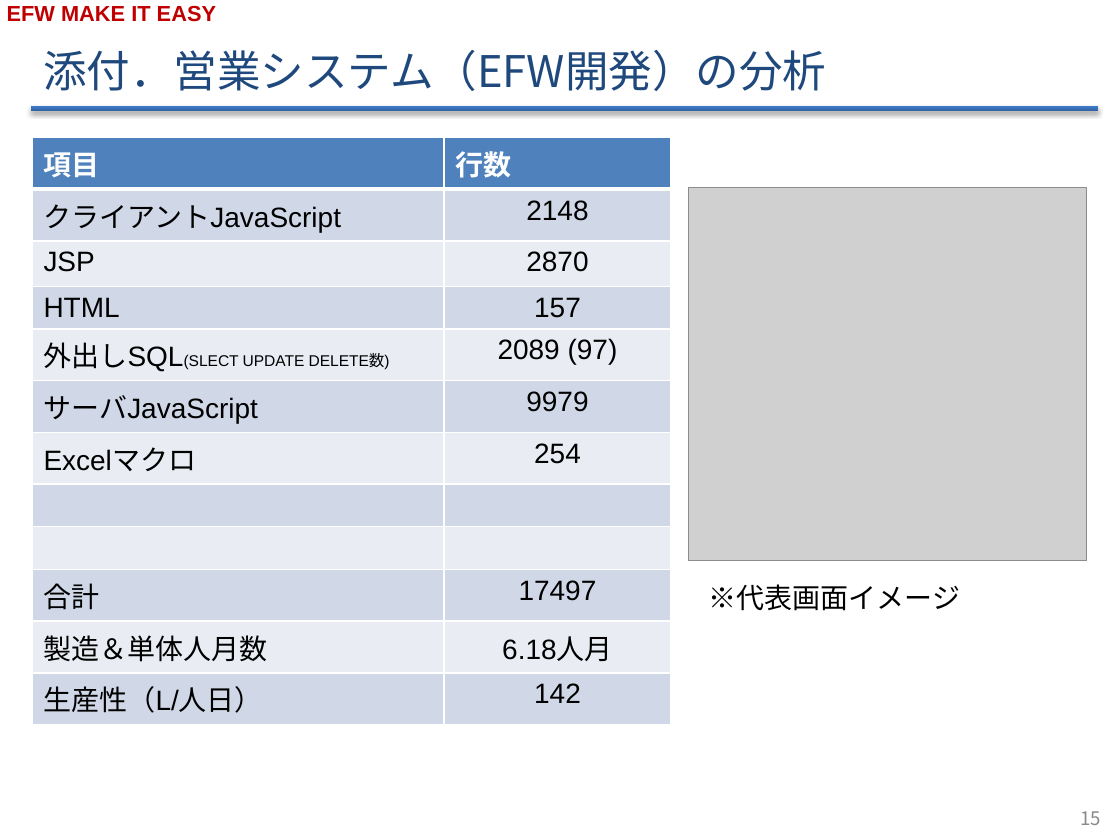
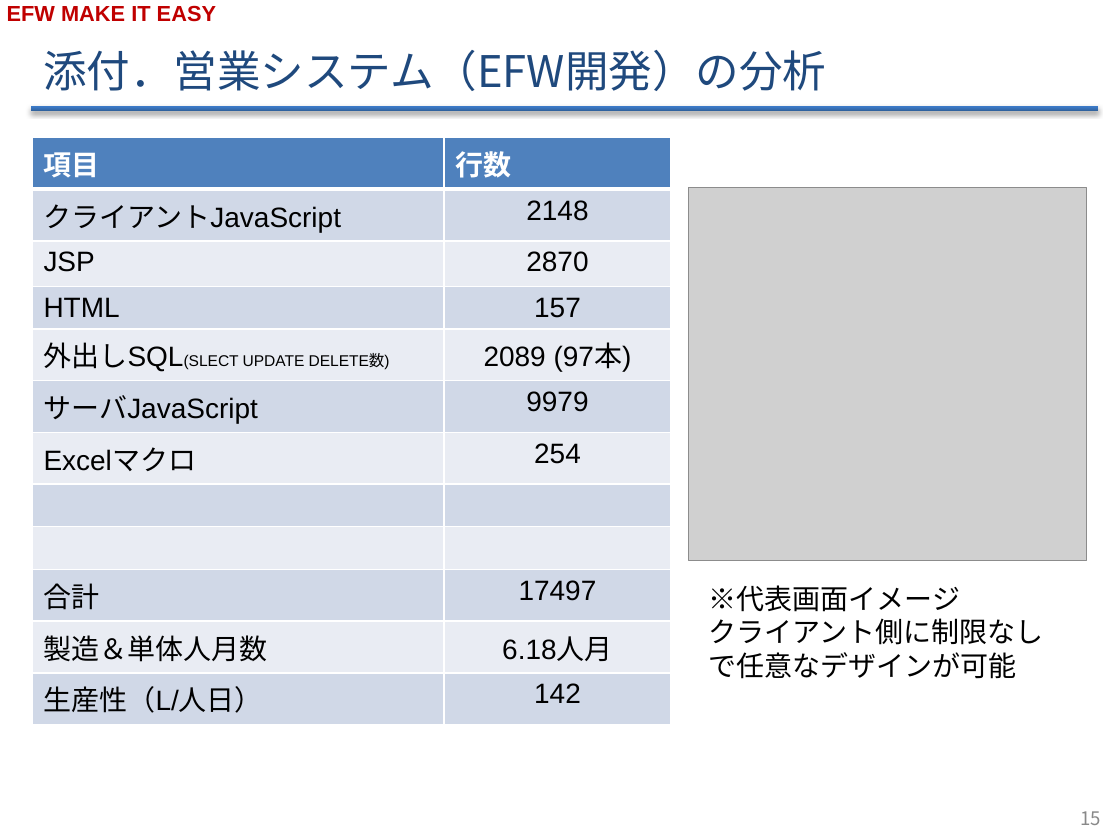
Before and after one commit to efwGrp/efw4_online_ppt, a slide deck: slide 16 of EFW紹介v2.2.pptx. Drawn at 1120x840 pixels with LibreOffice and Linux fonts; fonts in the diff are those of the drawing; grey boxes stand for pictures; background and template pictures are left out. Boxes give left, top, right and bottom in pixels: in the first picture for what was removed or moved away, otherwise in the second. Text is boxed around its words. In the diff, an @@ line names an element or a change of style, - is before the commit and + after.

```diff
--- a/EFW紹介v2.2.pptx
+++ b/EFW紹介v2.2.pptx
@@ table at (x1=32, y1=138, x2=672, y2=717) @@
-row 5, column 2: 2089 (97)
+row 5, column 2: 2089 (97本)
@@ text at (x1=709, y1=618, x2=1044, y2=679): paragraph added @@
+クライアント側に制限なしで任意なデザインが可能
```
Also in this commit, not shown: 6 other slides changed, 2 slides added.
